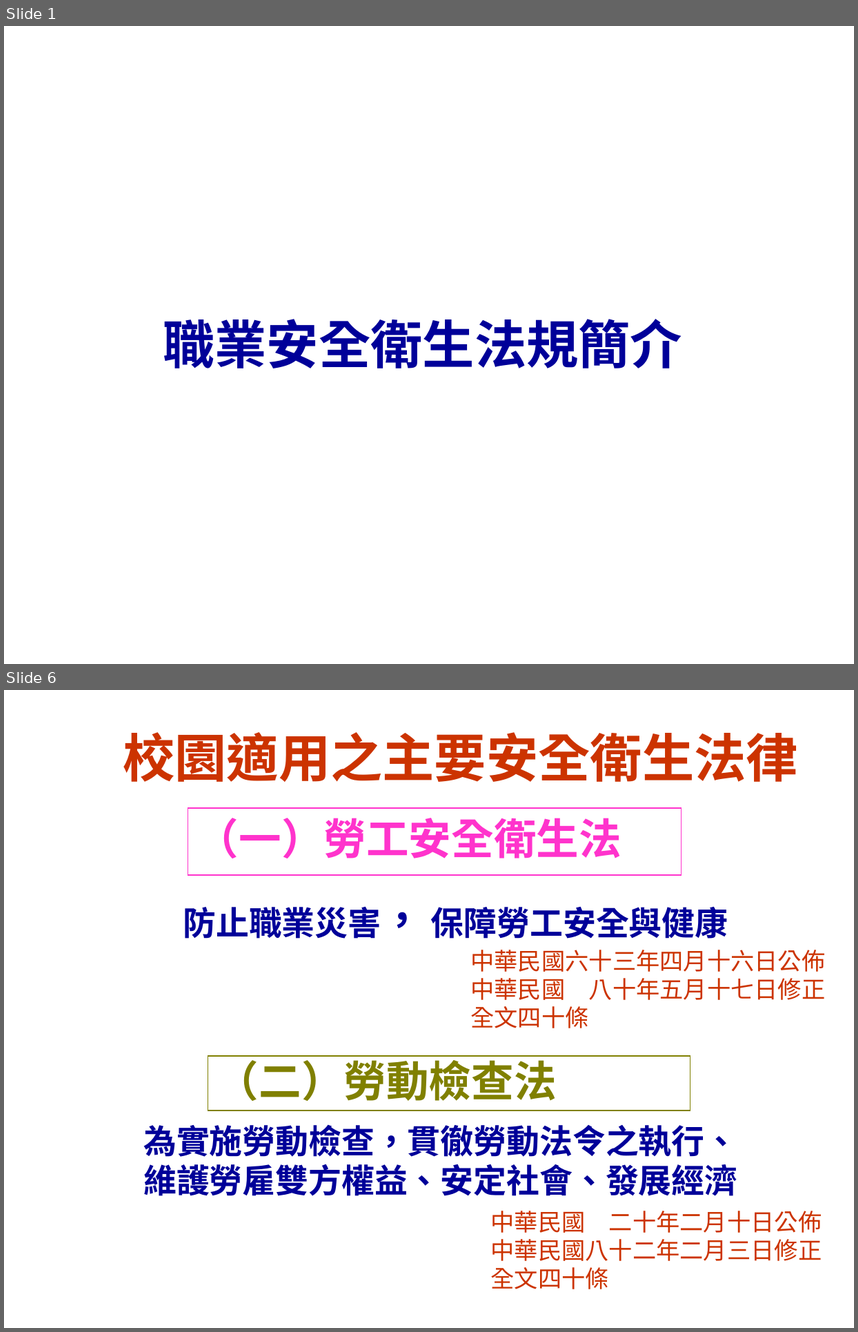
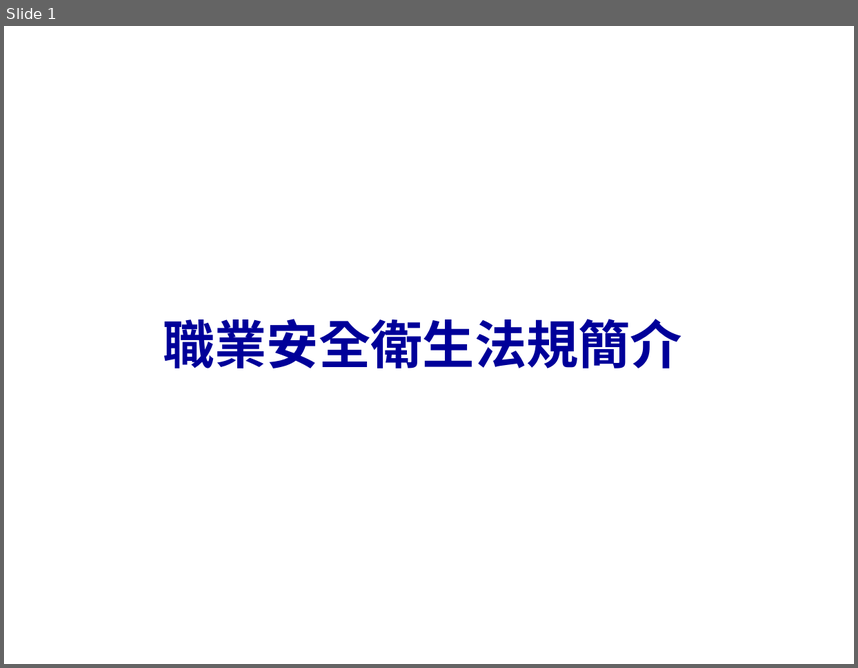
Before and after one commit to LawrenceChien/2017-PPES-Lookout-Project, a slide deck: 2017 PPES Lookout Project--001/000. Safety & Health/Regulations/Regulations.ppt. Shown one above the other, each under a label of ours: slides 1 and 6 before the commit, slide 1 after it; the slides between them are not shown. The pictures are 858x1332 and 858x668 pixels, drawn with LibreOffice and Linux fonts; fonts in the diff are those of the drawing. Boxes give left, top, right and bottom in pixels: in the first picture for what was removed or moved away, otherwise in the second. Text is boxed around its words. In the diff, an @@ line names an element or a change of style, - is before the commit and + after.

```diff
--- a/2017 PPES Lookout Project--001/000. Safety & Health/Regulations/Regulations.ppt
+++ b/2017 PPES Lookout Project--001/000. Safety & Health/Regulations/Regulations.ppt
@@ slide 6 removed at (4,690,854,1328), background #FFFFFF @@
@@ title removed at (123,732,798,782) @@
-校園適用之主要安全衛生法律
@@ text removed at (188,808,681,876) @@
-（一）勞工安全衛生法
@@ text removed at (183,906,728,938) @@
-防止職業災害， 保障勞工安全與健康
@@ text removed at (470,949,826,1028) @@
-中華民國六十三年四月十六日公佈
-中華民國 八十年五月十七日修正
-全文四十條
@@ rectangle removed at (208,1056,690,1110) @@
-（二）勞動檢查法
@@ text removed at (143,1124,737,1196) @@
-為實施勞動檢查，貫徹勞動法令之執行、
-維護勞雇雙方權益、安定社會、發展經濟
@@ text removed at (490,1210,822,1289) @@
-中華民國 二十年二月十日公佈
-中華民國八十二年二月三日修正
-全文四十條
```
Also in this commit, not shown: 43 other slides removed, 1 other file.
